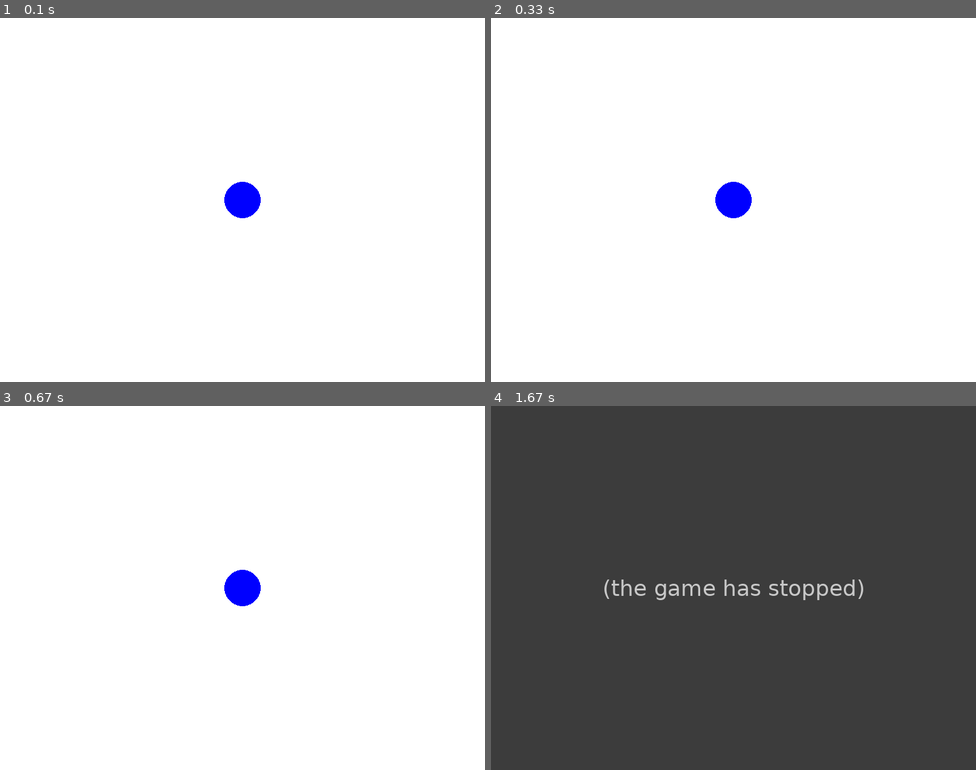
Above: before the commit, frames 1-4 (two rows, left to right).
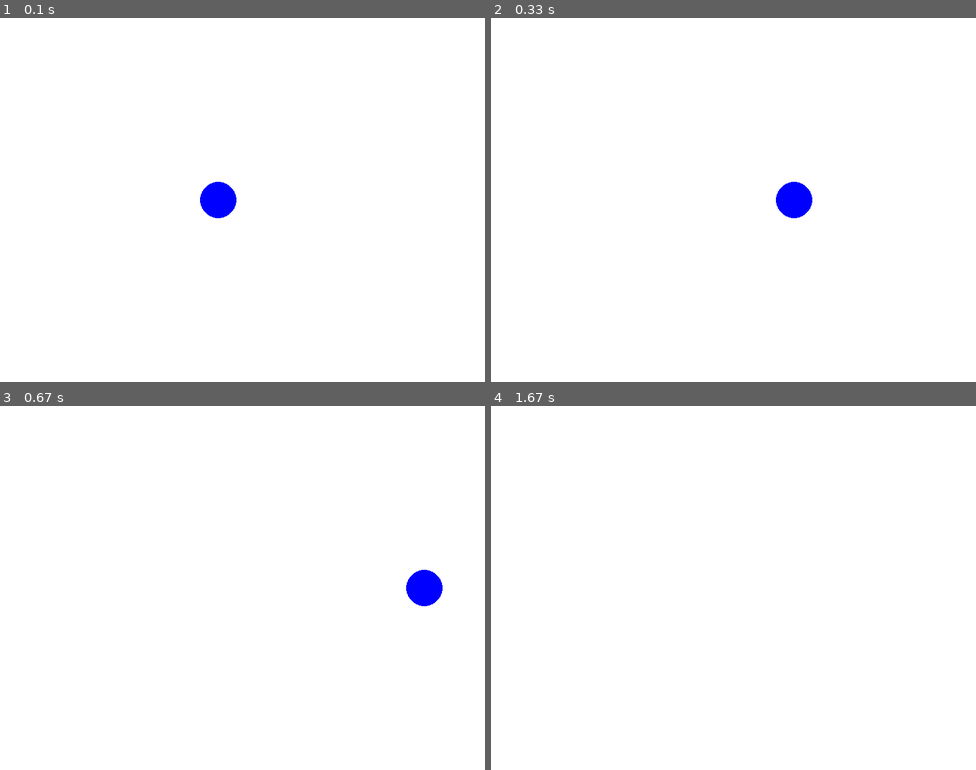
Above: after the commit, the same moments.

Repository: mgax/cs4hs-pygame
Game: pygame game, started from game2014.py
Same seed, same stepped clock (60 frames per second), same inputs: the game is played once before the commit and once after it.
Inputs:
- Up to frame 1 (0.1 s): no input
- Up to frame 2 (0.33 s): no input
- Up to frame 3 (0.67 s): no input
- Up to frame 4 (1.67 s): no input

The runs differ from the first frame. In frame 1, 0.9% of the frame differs, in the area x 41-54%, y 45-55%; in frame 2, 1.2%; in frame 3, 1.2%; in frame 4, 100%, in the area x 0-100%, y 0-100%.
Before the commit the program exited at 1 s; later frames show no game.

Commit message:
moving ball

Diff:
--- a/game2014.py
+++ b/game2014.py
@@ -2,11 +2,15 @@
 
 
 def main():
+    x = 0
+
     screen = pygame.display.set_mode((800, 600))
-    screen.fill(pygame.Color('white'))
-    pygame.draw.circle(screen, pygame.Color('blue'), (400, 300), 30)
-    pygame.display.flip()
-    pygame.time.wait(1000)
+
+    while True:
+        x += 10
+        screen.fill(pygame.Color('white'))
+        pygame.draw.circle(screen, pygame.Color('blue'), (x, 300), 30)
+        pygame.display.flip()
 
 
 main()
